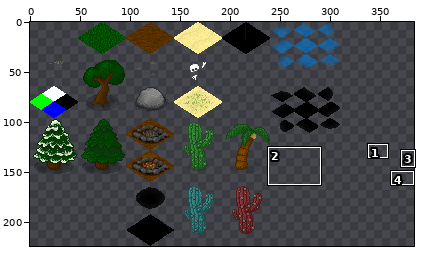
Sprite sheet -- gfx/tileset.png. Above: a wide view before the commit, with the close-up outlined.
Close-up. Before the edit:
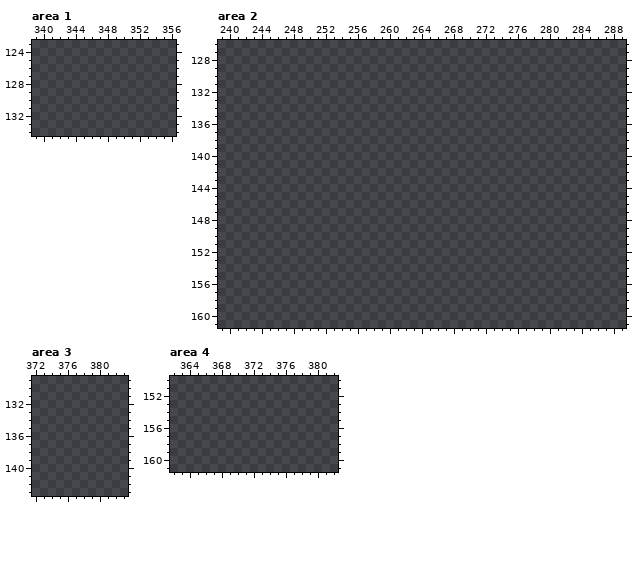
The file is 384x224 pixels. Pixels under 10% opacity are left out. Colours within 5 levels of each other are drawn and written as one. Shown: area 1: x 339..356, y 123..134; area 2: x 239..289, y 126..161; area 3: x 372..383, y 129..143; area 4: x 362..382, y 150..161. The commit also changed other parts of the picture, which this record leaves out.
Palette (. is transparent): 
After the commit:
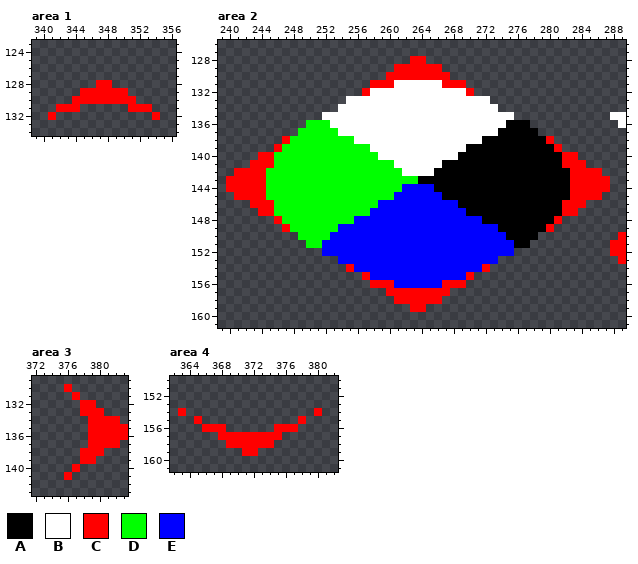
Colours new in this view: A #000000  B #ffffff  C #ff0000  D #00ff00  E #0000ff
Edits made:
Changed rows in their new state; - is an unchanged pixel.
Area 1:
first column x 341:
128 ------CC------
129 ----CCCCCC----
130 ---CCCCCCCC---
131 -CCC------CCC-
132 C------------C
Area 2:
first column x 240:
128 -----------------------CC-------------------------
129 ---------------------CCCCCC-----------------------
130 --------------------CCCCCCCC----------------------
131 ------------------CCCBBBBBBCCC--------------------
132 -----------------CBBBBBBBBBBBBC-------------------
133 ---------------BBBBBBBBBBBBBBBBBB-----------------
134 --------------BBBBBBBBBBBBBBBBBBBB----------------
135 ------------BBBBBBBBBBBBBBBBBBBBBBBB------------BB
136 ----------DDDBBBBBBBBBBBBBBBBBBBBBBAAA-----------B
137 ---------DDDDDBBBBBBBBBBBBBBBBBBBBAAAAA-----------
138 -------CDDDDDDDDBBBBBBBBBBBBBBBBAAAAAAAAC---------
139 ------CDDDDDDDDDDDBBBBBBBBBBBBAAAAAAAAAAAC--------
140 ----CCDDDDDDDDDDDDDBBBBBBBBBBAAAAAAAAAAAAACC------
141 ---CCCDDDDDDDDDDDDDDDBBBBBBAAAAAAAAAAAAAAACCC-----
142 -CCCCDDDDDDDDDDDDDDDDDBBBBAAAAAAAAAAAAAAAAACCCC---
143 CCCCCDDDDDDDDDDDDDDDDDDDAAAAAAAAAAAAAAAAAAACCCCC--
144 CCCCCDDDDDDDDDDDDDDDDDEEEEAAAAAAAAAAAAAAAAACCCCC--
145 -CCCCDDDDDDDDDDDDDDDDEEEEEEAAAAAAAAAAAAAAAACCCC---
146 ---CCCDDDDDDDDDDDDDEEEEEEEEEEAAAAAAAAAAAAACCC-----
147 ----CCDDDDDDDDDDDDEEEEEEEEEEEEAAAAAAAAAAAACC------
148 ------CDDDDDDDDDEEEEEEEEEEEEEEEEAAAAAAAAAC--------
149 -------CDDDDDDEEEEEEEEEEEEEEEEEEEEAAAAAAC---------
150 ---------DDDDEEEEEEEEEEEEEEEEEEEEEEAAAA----------C
151 ----------DDEEEEEEEEEEEEEEEEEEEEEEEEAA----------CC
152 ------------EEEEEEEEEEEEEEEEEEEEEEEE------------CC
153 --------------EEEEEEEEEEEEEEEEEEEE---------------C
154 ---------------CEEEEEEEEEEEEEEEEC-----------------
155 -----------------CEEEEEEEEEEEEC-------------------
156 ------------------CCCEEEEEECCC--------------------
157 --------------------CCCCCCCC----------------------
158 ---------------------CCCCCC-----------------------
159 -----------------------CC-------------------------
Area 3:
first column x 376:
130 C-------
131 -C------
132 --CC----
133 --CCC---
134 ---CCCC-
135 ---CCCCC
136 ---CCCCC
137 ---CCCC-
138 --CCC---
139 --CC----
140 -C------
141 C-------
Area 4:
first column x 363:
154 C----------------C
155 --C------------C--
156 ---CCC------CCC---
157 -----CCCCCCCC-----
158 ------CCCCCC------
159 --------CC--------
Boxes around the changes in both close-ups, in picture pixels (x1, y1, x2, y2):
added: (48, 80, 160, 120)
added: (226, 56, 610, 312)
added: (610, 112, 626, 128)
added: (610, 232, 626, 264)
added: (64, 384, 128, 480)
added: (178, 408, 322, 456)
